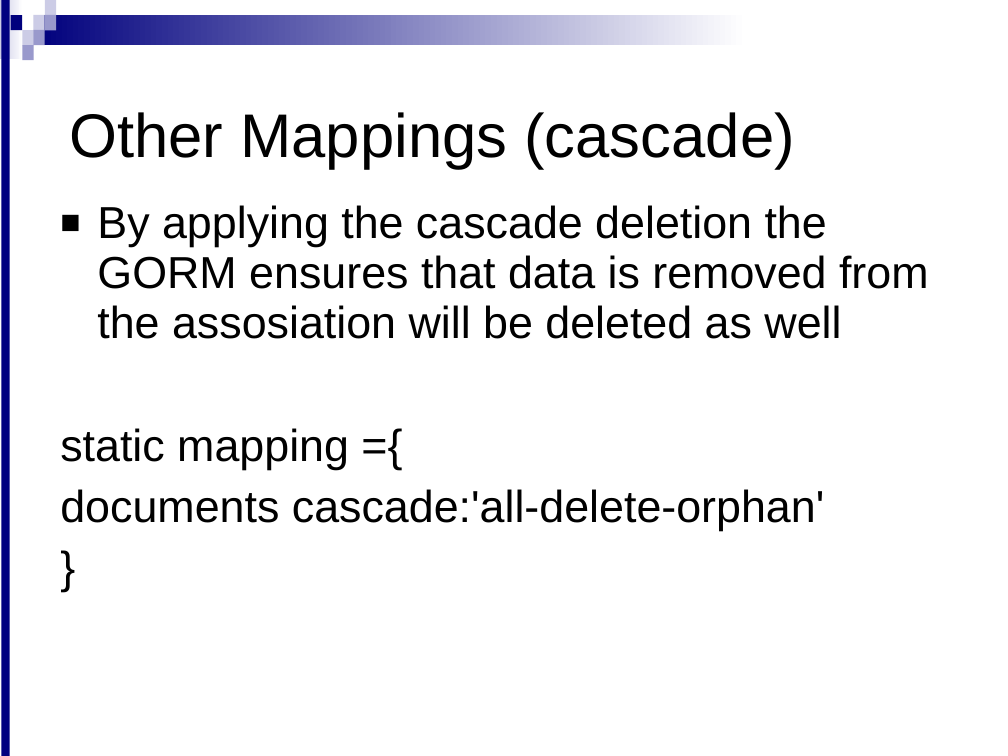
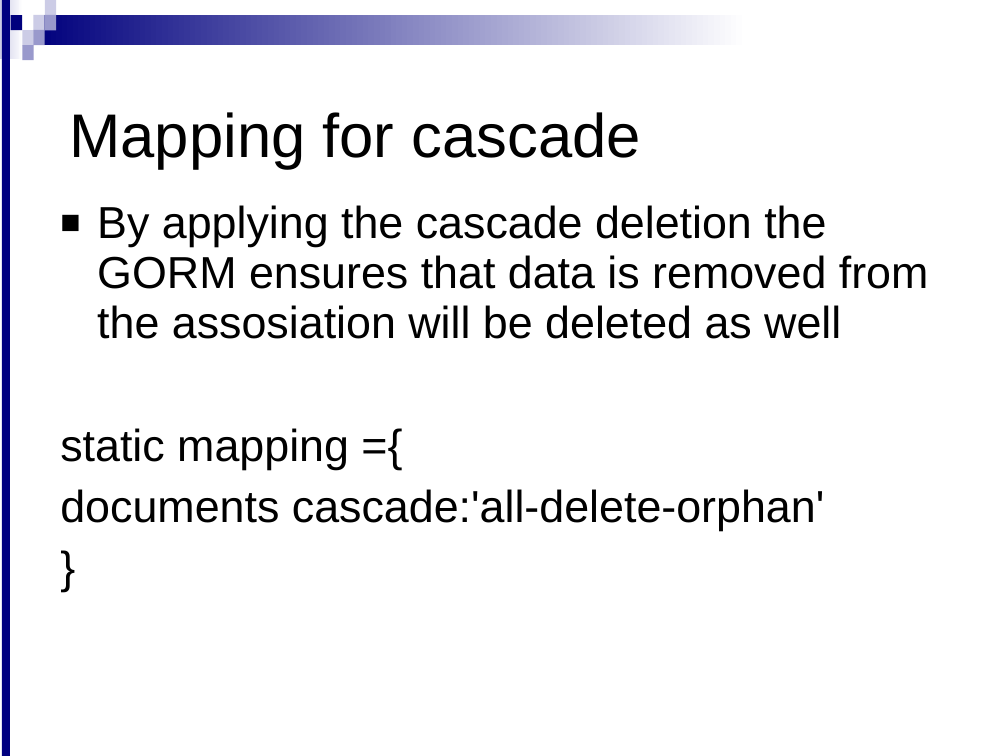
Before and after one commit to meudaypratap/grailsdomain2, a slide deck: slide 16 of Domain class-2.ppt. Drawn at 1008x756 pixels with LibreOffice and Linux fonts; fonts in the diff are those of the drawing; background and template pictures are left out. Boxes give left, top, right and bottom in pixels: in the first picture for what was removed or moved away, otherwise in the second. Text is boxed around its words. In the diff, an @@ line names an element or a change of style, - is before the commit and + after.

```diff
--- a/Domain class-2.ppt
+++ b/Domain class-2.ppt
@@ title at (x1=69, y1=112, x2=641, y2=169): text changed @@
-Other Mappings (cascade)
+Mapping for cascade
```
Also in this commit, not shown: 12 other slides changed.
